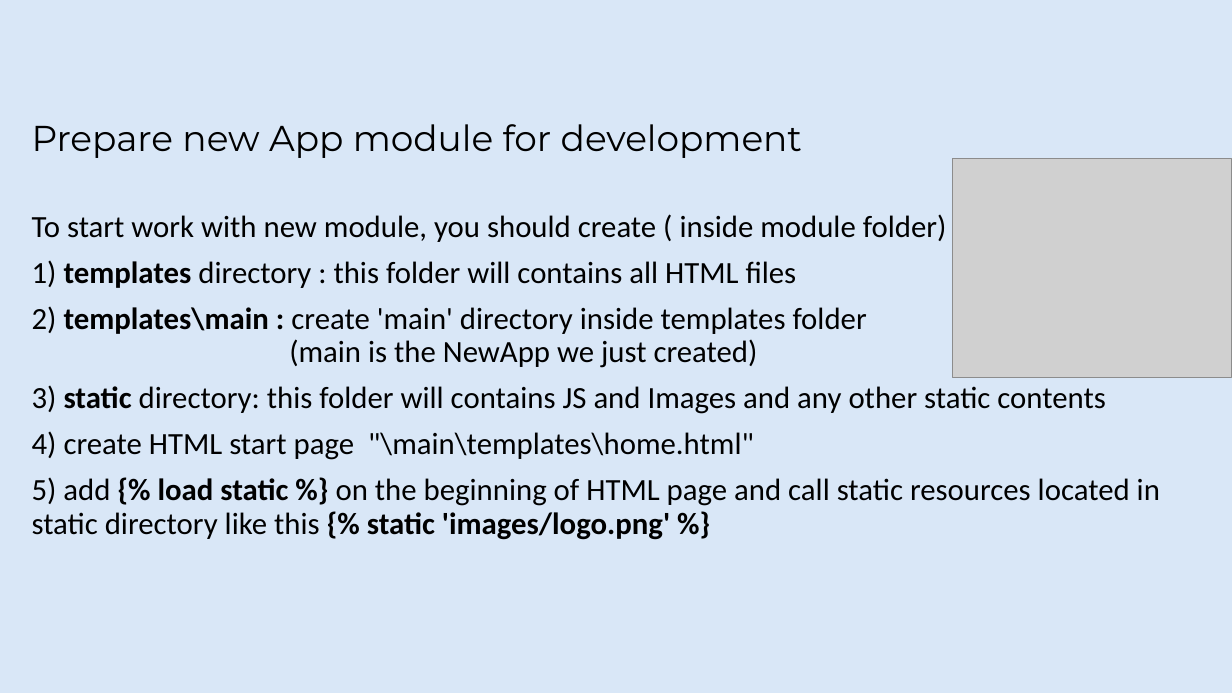
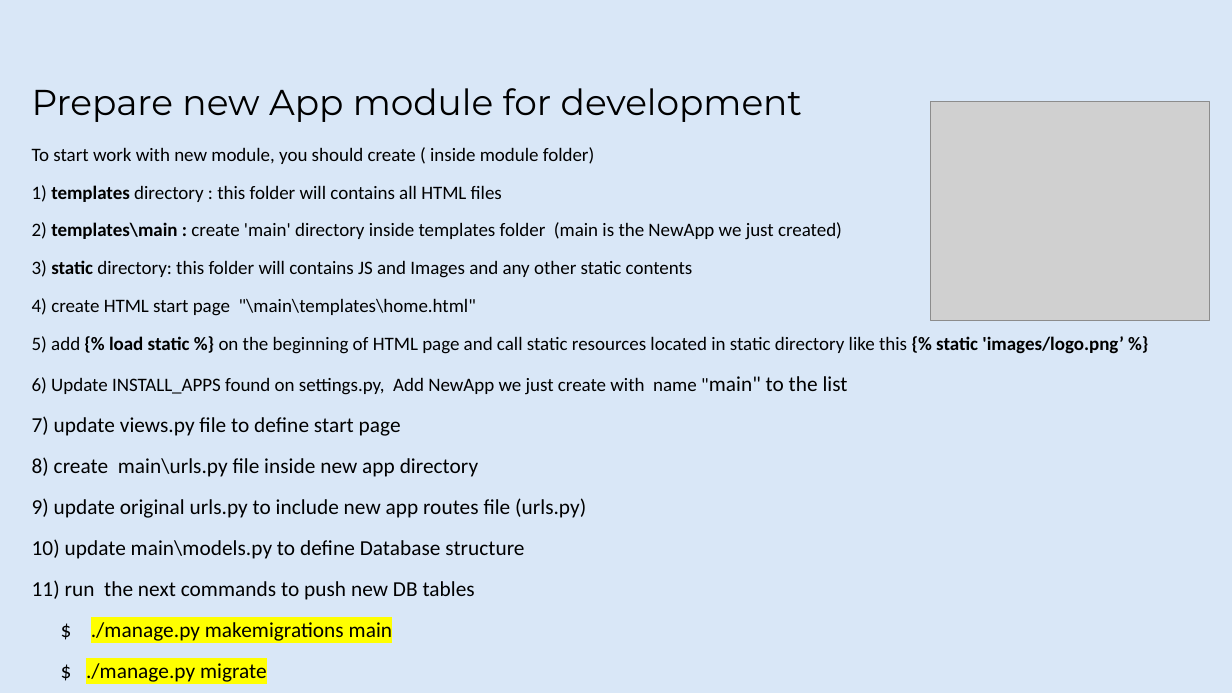
Before and after one commit to rafie-tarabay/BUE, a slide deck: slide 8 of django.pptx. Drawn at 1232x693 pixels with LibreOffice and Linux fonts; fonts in the diff are those of the drawing; grey boxes stand for pictures; background and template pictures are left out. Boxes give left, top, right and bottom in pixels: in the first picture for what was removed or moved away, otherwise in the second. Text is boxed around its words. In the diff, an @@ line names an element or a change of style, - is before the commit and + after.

```diff
--- a/django.pptx
+++ b/django.pptx
@@ title "Prepare new App module for ..." moved from (x1=32, y1=124, x2=802, y2=158) to (x1=32, y1=88, x2=802, y2=122) @@
@@ picture moved from (x1=953, y1=158, x2=1232, y2=378) to (x1=931, y1=101, x2=1210, y2=321) @@
@@ text "To start work with new ..." moved from (x1=32, y1=214, x2=1160, y2=540) to (x1=32, y1=147, x2=1123, y2=682) @@
@@ text at (x1=32, y1=147, x2=842, y2=316): size 24 to 14.8 pt in "To start work with new module, you ...", "1) templates directory : this folder will ...", "2) templates\main : create 'main' directory inside ...", "3) static directory: this folder will contains ..." and 1 more places; line spacing 0.9 to 1.1 @@
@@ text at (x1=32, y1=336, x2=1123, y2=682): text changed; size 24 to 16.6 pt @@
-5) add {% load static %} on the beginning of HTML page and call static resources located in static directory like this {% static 'images/logo.png' %}
+5) add {% load static %} on the beginning of HTML page and call static resources located in static directory like this {% static 'images/logo.png’ %}
+6) Update INSTALL_APPS found on settings.py, Add NewApp we just create with name "main" to the list
+7) update views.py file to define start page
+8) create main\urls.py file inside new app directory
+9) update original urls.py to include new app routes file (urls.py)
+10) update main\models.py to define Database structure
+11) run the next commands to push new DB tables
+$ ./manage.py makemigrations main
+$ ./manage.py migrate
```
